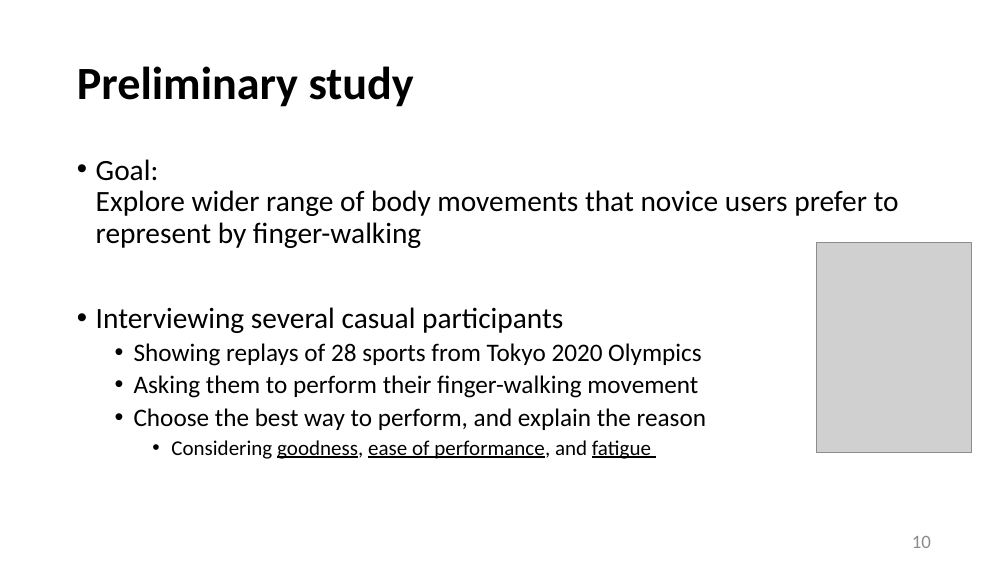
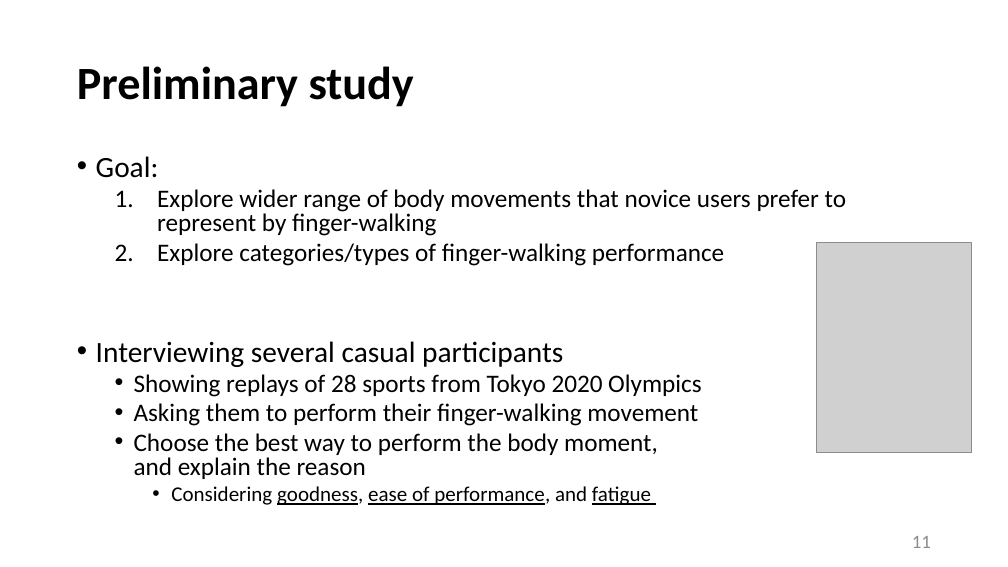
Before and after one commit to Louislar/MotionStyleTransferInHand, a slide deck: slide 11 of thesisFigs/thesis_slide.pptx (slide 10 before the commit). Drawn at 1008x567 pixels with LibreOffice and Linux fonts; fonts in the diff are those of the drawing; grey boxes stand for pictures. Boxes give left, top, right and bottom in pixels: in the first picture for what was removed or moved away, otherwise in the second. Text is boxed around its words. In the diff, an @@ line names an element or a change of style, - is before the commit and + after.

```diff
--- a/thesisFigs/thesis_slide.pptx
+++ b/thesisFigs/thesis_slide.pptx
@@ text at [96,156,847,266]: text changed; size 28 to 24 pt @@
-• Goal:
-  Explore wider range of body movements that novice users prefer to represent by finger-walking
+• Goal:
+  1. Explore wider range of body movements that novice users prefer to represent by finger-walking
+  2. Explore categories/types of finger-walking performance
@@ text at [96,341,701,505]: line spacing 0.9 to 0.8 @@
@@ text at [134,433,658,479]: text changed @@
-  • Choose the best way to perform, and explain the reason
+  • Choose the best way to perform the body moment,
+    and explain the reason
@@ page number at [912,536,931,548]: text changed @@
-10
+11
```
Also in this commit, not shown: 9 other slides changed, 3 slides added.
